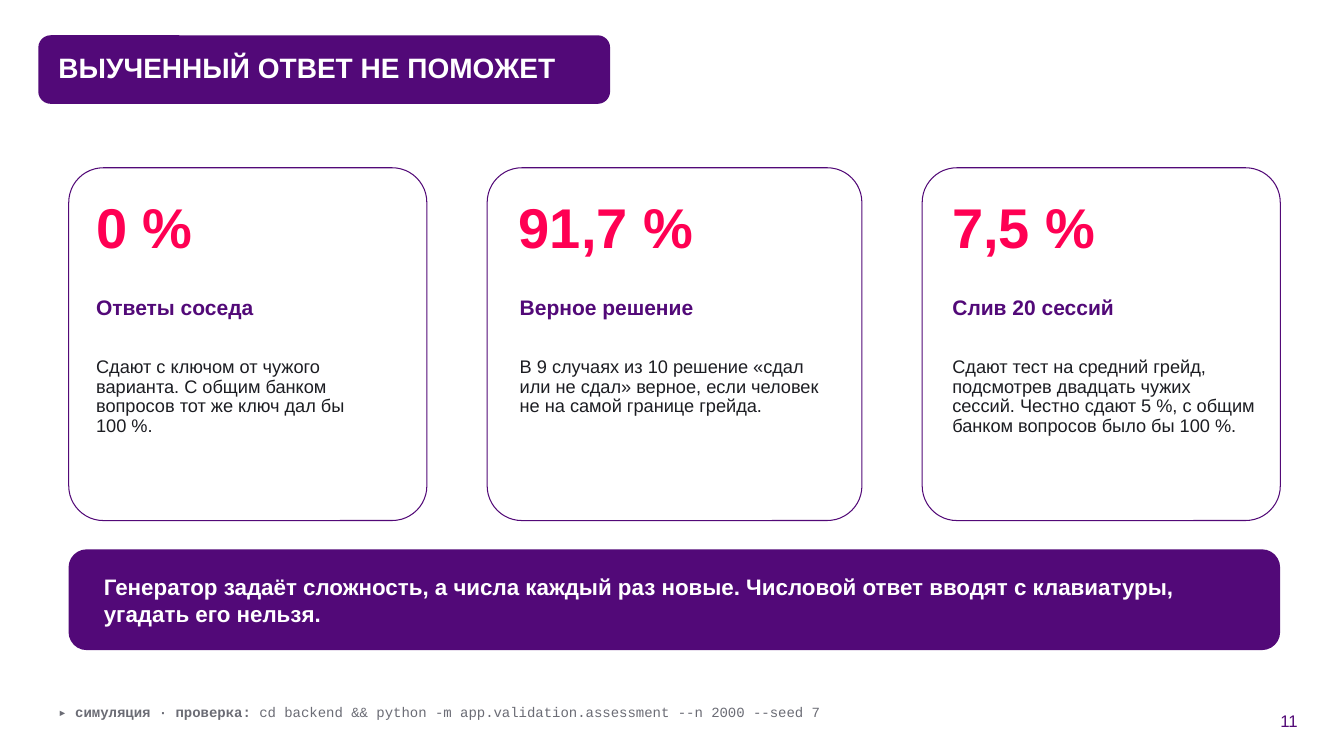
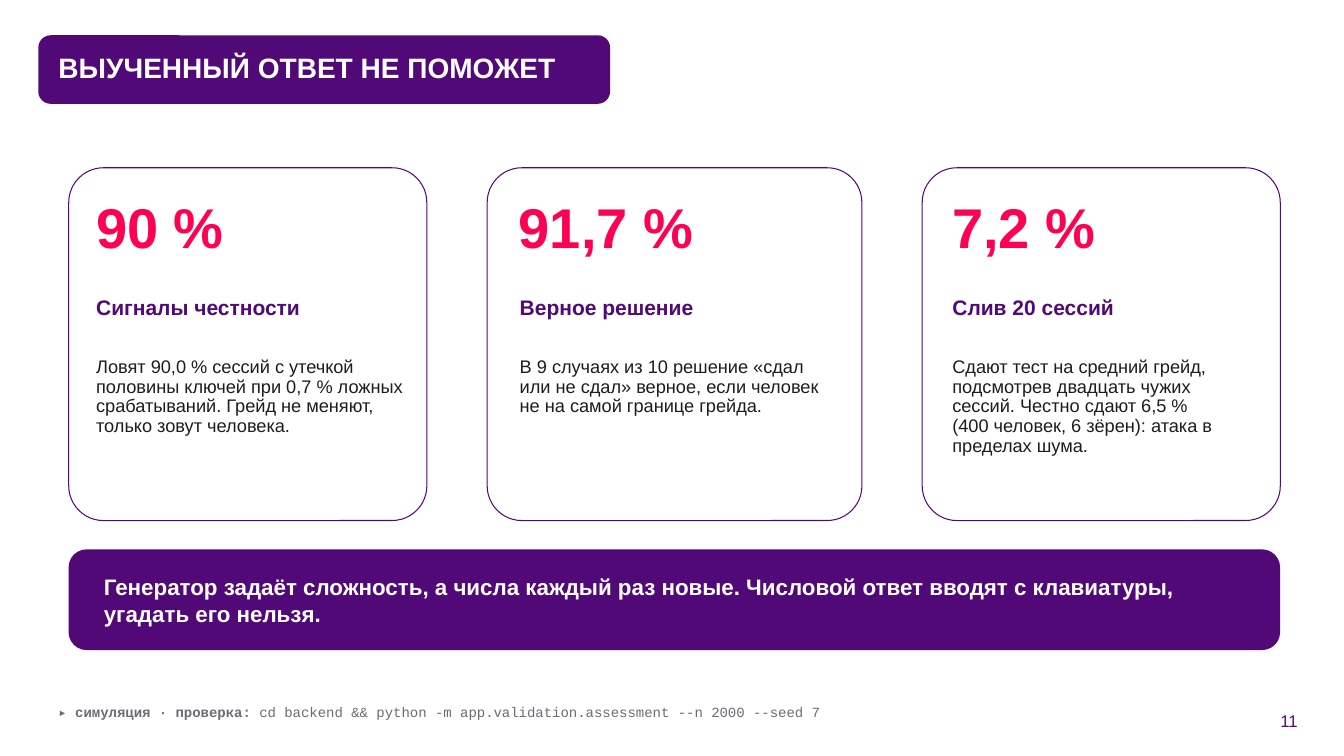
Before and after one commit to KonkovDV/fsp-talent, a slide deck: slide 11 of submission/03-presentation/FSP_Talent_presentation.pptx. Drawn at 1344x756 pixels with LibreOffice and Linux fonts; fonts in the diff are those of the drawing; background and template pictures are left out. Boxes give left, top, right and bottom in pixels: in the first picture for what was removed or moved away, otherwise in the second. Text is boxed around its words. In the diff, an @@ line names an element or a change of style, - is before the commit and + after.

Commit message:
Презентация: цифры по main 7c37a87
- κw двух путей 0,85 (все шесть зёрен 0,85–0,86), 0,76 только как старый порядок шкалы
- атака «20 сессий»: 7,2 % против 6,5 % честно (400 человек, 6 зёрен)
- вместо «0 % с чужим ключом»: 1875 из 1875 ключей проверены запуском и сигналы честности 90 % при 0,7 % ложных
- 22 семейства заданий вместо 17 генераторов
- разметка 200 пар: два независимых автоматических оценщика
- подбор по протоколам опубликованных методов: 0,607 и 0,666, BM25 0,399
- 69 мс вместо 0,36 с, повтор уверенных решений 80,3 %, docker compose up
- подпись «команда Дмитрия Конькова» на титуле и последнем слайде
- PDF пересобран из того же pptx

```diff
--- a/submission/03-presentation/FSP_Talent_presentation.pptx
+++ b/submission/03-presentation/FSP_Talent_presentation.pptx
@@ text at <box>96,209,158,249</box>: text changed @@
-0 %
+90 %
@@ text at <box>952,209,1030,257</box>: text changed @@
-7,5 %
+7,2 %
@@ text at <box>96,300,300,316</box>: text changed @@
-Ответы соседа
+Сигналы честности
@@ text at <box>96,359,403,436</box>: text changed @@
-Сдают с ключом от чужого варианта. С общим банком вопросов тот же ключ дал бы 100 %.
+Ловят 90,0 % сессий с утечкой половины ключей при 0,7 % ложных срабатываний. Грейд не меняют, только зовут человека.
@@ text at <box>952,359,1212,456</box>: text changed @@
-Сдают тест на средний грейд, подсмотрев двадцать чужих сессий. Честно сдают 5 %, с общим банком вопросов было бы 100 %.
+Сдают тест на средний грейд, подсмотрев двадцать чужих сессий. Честно сдают 6,5 % (400 человек, 6 зёрен): атака в пределах шума.
```
Also in this commit, not shown: 23 other slides changed, 1 other file.
